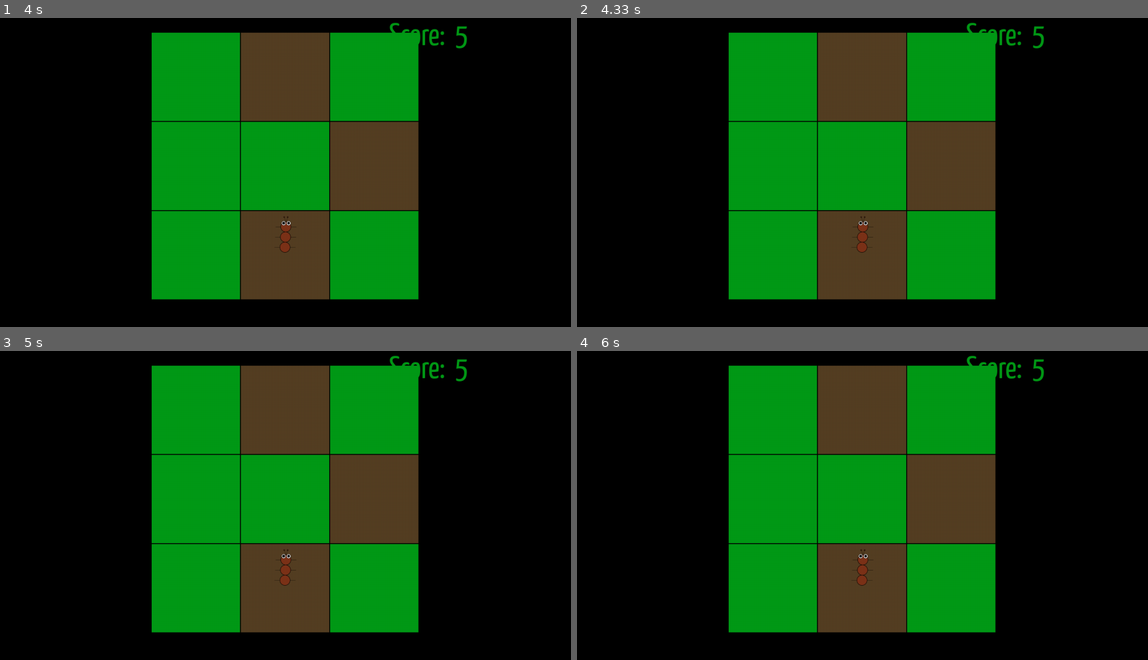
Above: before the commit, frames 1-4 (two rows, left to right).
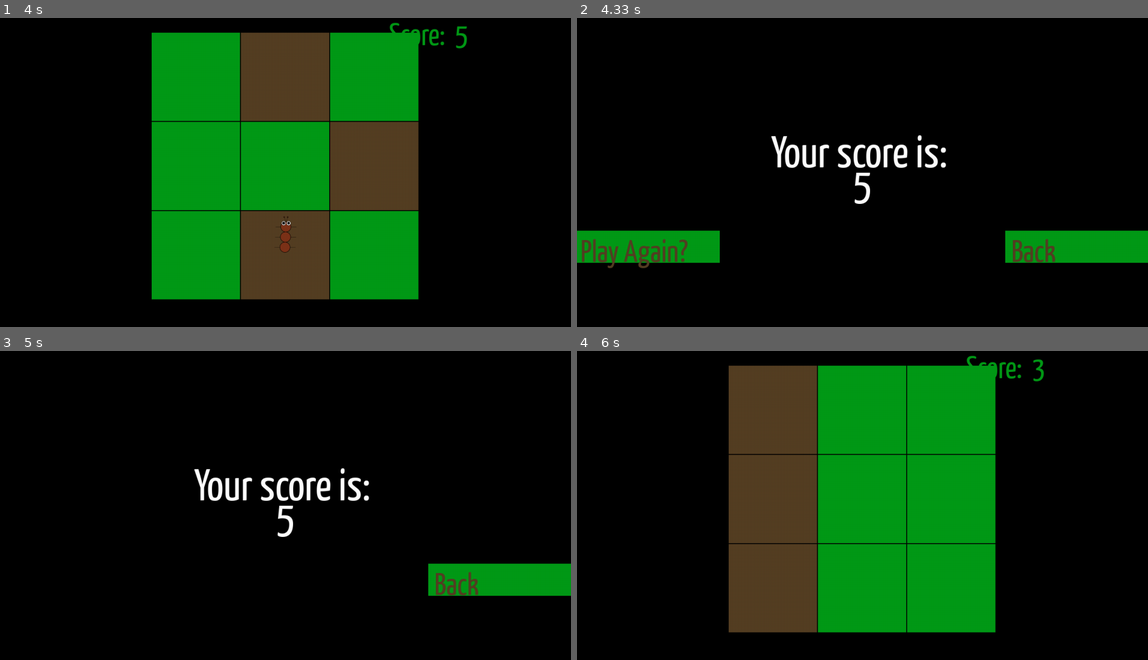
Above: after the commit, the same moments.

Repository: hs18582/Find-The-Ant
Game: pygame game, started from FindTheAnt.py
The game is run twice, just before and just after one commit, with the same random seed, the same clock (stepped at 60 frames per second) and the same inputs.
Inputs (mouse positions are in pixels of both pictures, inside the frame that each line leads up to):
- Up to frame 1 (4 s): click "Start" at 0.38 s; click (342, 237) at 0.72 s; click (371, 55) at 1.05 s; click (354, 194) at 1.38 s; click (296, 58) at 1.72 s; click (256, 249) at 2.05 s
- Up to frame 2 (4.33 s): no input
- Up to frame 3 (5 s): click (68, 579) at 4.75 s, where only the run after the commit has a clickable "Play Again?"
- Up to frame 4 (6 s): click (776, 592) at 5.08 s; click (736, 440) at 5.42 s; click (748, 524) at 5.75 s

Frame 1 is identical in both runs. In frame 2, 46% of the frame differs, in the area x 0-100%, y 1-92%; in frame 3, 43%; in frame 4, 27%.

Commit message:
Adding playagain and back button

Diff:
--- a/FindTheAnt.py
+++ b/FindTheAnt.py
@@ -221,9 +221,29 @@
         writeText(str(Tscore), fontTitle, (255, 255, 255), screen, screen.get_width() / 2,
                   screen.get_height() / 2)
 
-
-
-
+        # Creating and Drawing back button
+        mx, my = pygame.mouse.get_pos()
+        Back = pygame.Rect(3 * screen.get_width() / 4, 7 * screen.get_height() / 10, screen.get_width() / 4,
+                           screen.get_height() / 10)
+        if Back.collidepoint((mx, my)):
+            if click:
+                pygame.time.delay(500)
+                main_menu()
+        pygame.draw.rect(screen, green, Back)
+        writeText("Back", fontSmall, brown, screen, 4 * screen.get_width() / 5, 14.5 * screen.get_height() / 20)
+
+        Reset = pygame.Rect(0 * screen.get_width(), 7 * screen.get_height() / 10, screen.get_width() / 4,
+                            screen.get_height() / 10)
+        if Reset.collidepoint((mx, my)):
+            if click:
+                pygame.time.delay(500)
+                playAgain()
+                Game()
+        pygame.draw.rect(screen, green, Reset)
+        writeText("Play Again?", fontSmall, brown, screen, 1 * screen.get_width() / 10, 14.5 * screen.get_height() / 20)
+
+        pygame.display.update()
+        mainClock.tick(60)
 ########################################################################################################################
 def Loser():
     pass
